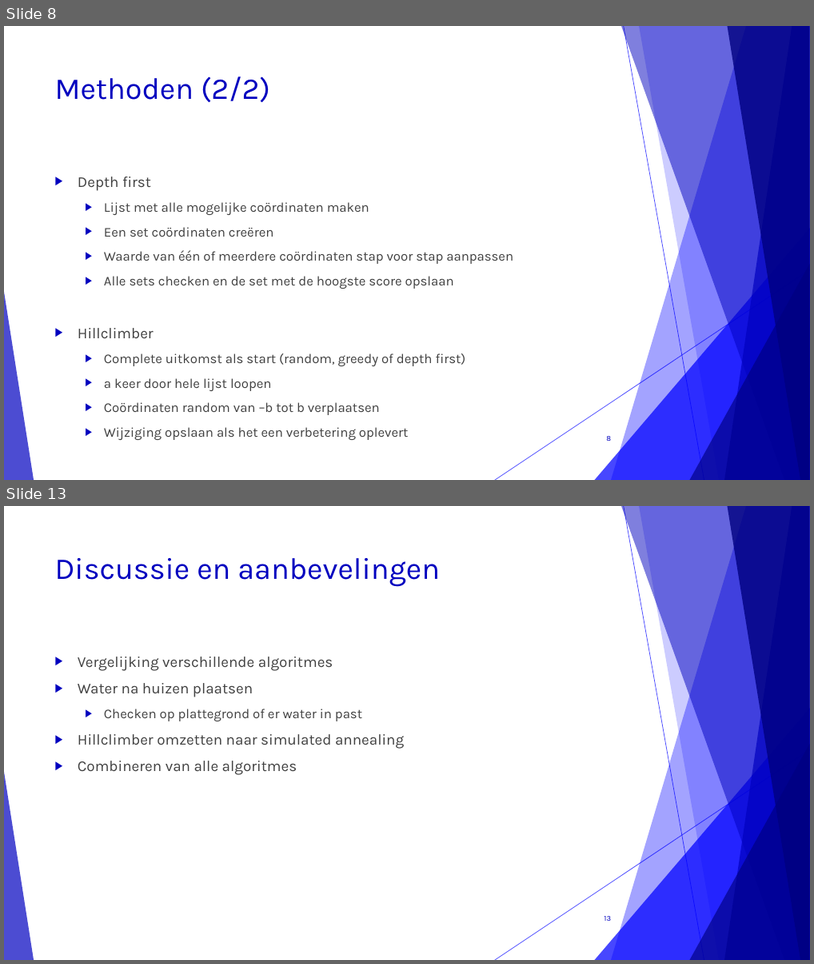
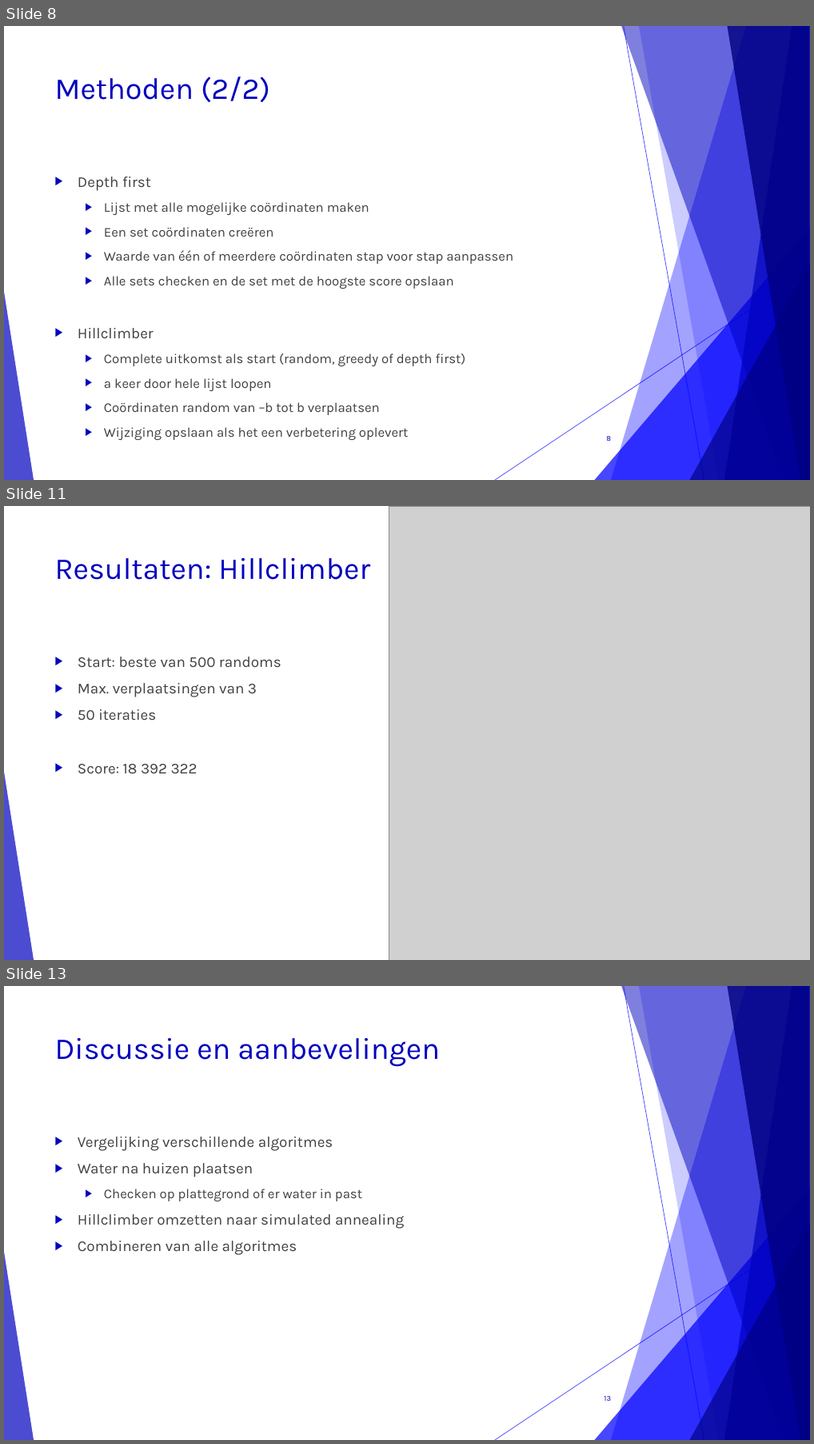
Before and after one commit to corne12345/Lekker-oke-, a slide deck: Eindpresentatie/Amstelhage eindpresentatie.pptx. Shown one above the other, each under a label of ours: slides 8 and 13 before the commit, slides 8, 11 and 13 after it; the slides between them are not shown. The pictures are 814x964 and 814x1444 pixels, drawn with LibreOffice and Linux fonts; fonts in the diff are those of the drawing; grey boxes stand for pictures. Boxes give left, top, right and bottom in pixels: in the first picture for what was removed or moved away, otherwise in the second. Text is boxed around its words. In the diff, an @@ line names an element or a change of style, - is before the commit and + after.

```diff
--- a/Eindpresentatie/Amstelhage eindpresentatie.pptx
+++ b/Eindpresentatie/Amstelhage eindpresentatie.pptx
@@ slide 11 added at (x1=4, y1=506, x2=810, y2=960), background #FFFFFF; not listed: 10 template elements that a slide beside it also shows @@
@@ picture added at (x1=390, y1=506, x2=810, y2=960) @@
@@ title added at (x1=55, y1=558, x2=370, y2=580), 36 pt, text #0000BF @@
+Resultaten: Hillclimber
@@ text added at (x1=78, y1=656, x2=282, y2=773), 18 pt, text #404040 @@
+▶ Start: beste van 500 randoms
+▶ Max. verplaatsingen van 3
+▶ 50 iteraties
+▶ Score: 18 392 322
```
Also in this commit, not shown: 5 slides changed, 1 slide removed.
